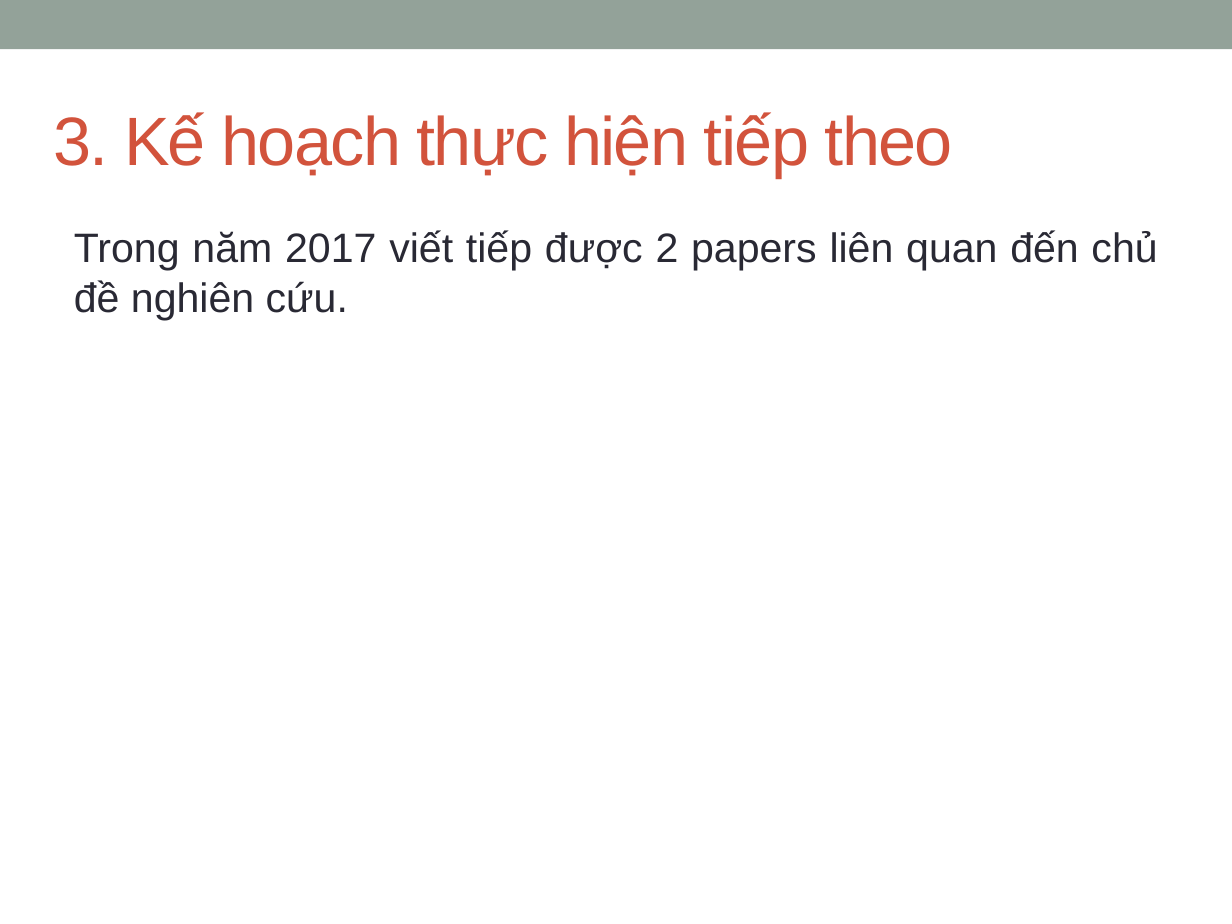
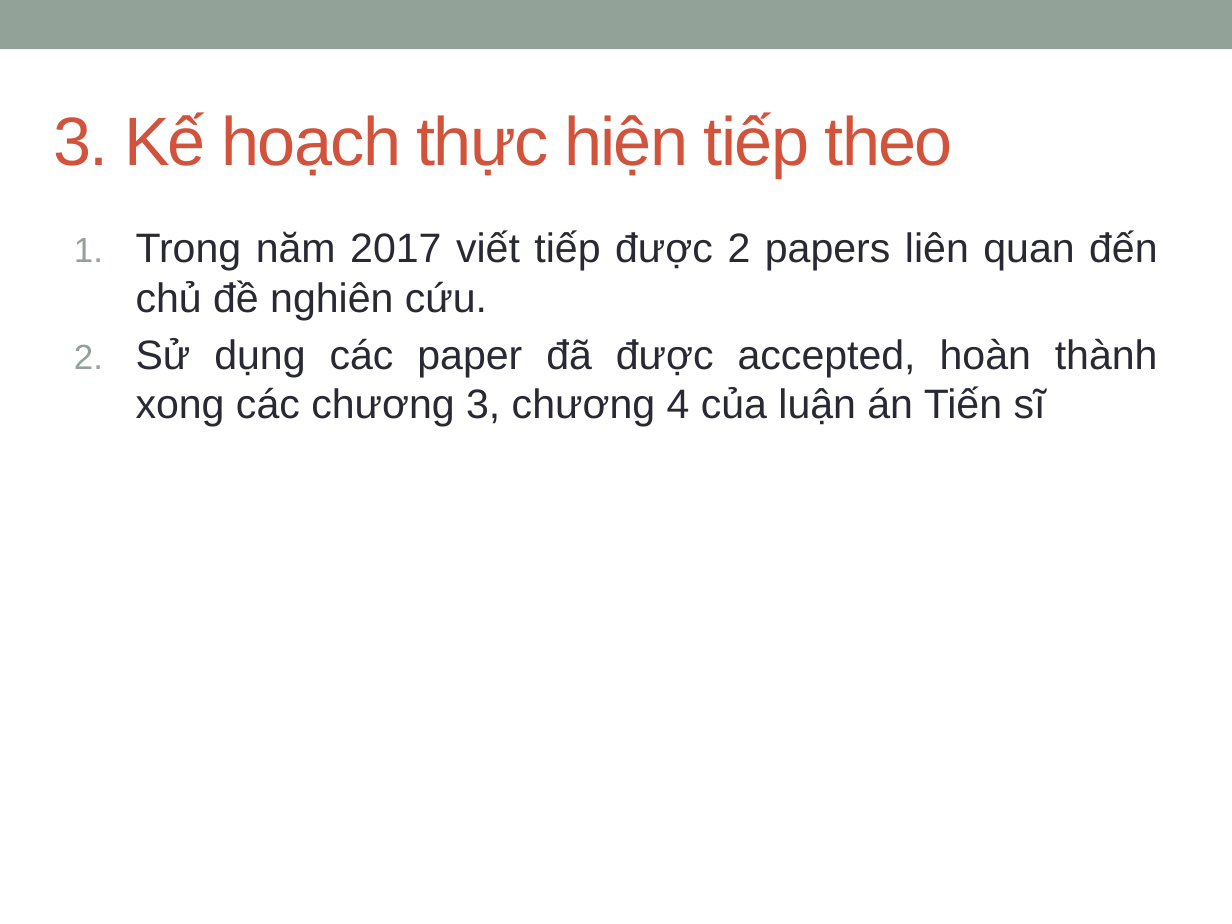
Before and after one commit to dinhngocthi/GAsource, a slide deck: slide 7 of CFT4CUnitSrc/src/report/DinhNgocThi-BaocaotiendoNCS.pptx (slide 6 before the commit). Drawn at 1232x924 pixels with LibreOffice and Linux fonts; fonts in the diff are those of the drawing. Boxes give left, top, right and bottom in pixels: in the first picture for what was removed or moved away, otherwise in the second. Text is boxed around its words. In the diff, an @@ line names an element or a change of style, - is before the commit and + after.

```diff
--- a/CFT4CUnitSrc/src/report/DinhNgocThi-BaocaotiendoNCS.pptx
+++ b/CFT4CUnitSrc/src/report/DinhNgocThi-BaocaotiendoNCS.pptx
@@ text at (x1=136, y1=230, x2=1157, y2=320): bullet none to 1. @@
@@ text at (x1=136, y1=338, x2=1158, y2=427): paragraph added @@
+2. Sử dụng các paper đã được accepted, hoàn thành xong các chương 3, chương 4 của luận án Tiến sĩ
```
Also in this commit, not shown: 2 other slides changed, 1 slide added, 1 other file.
